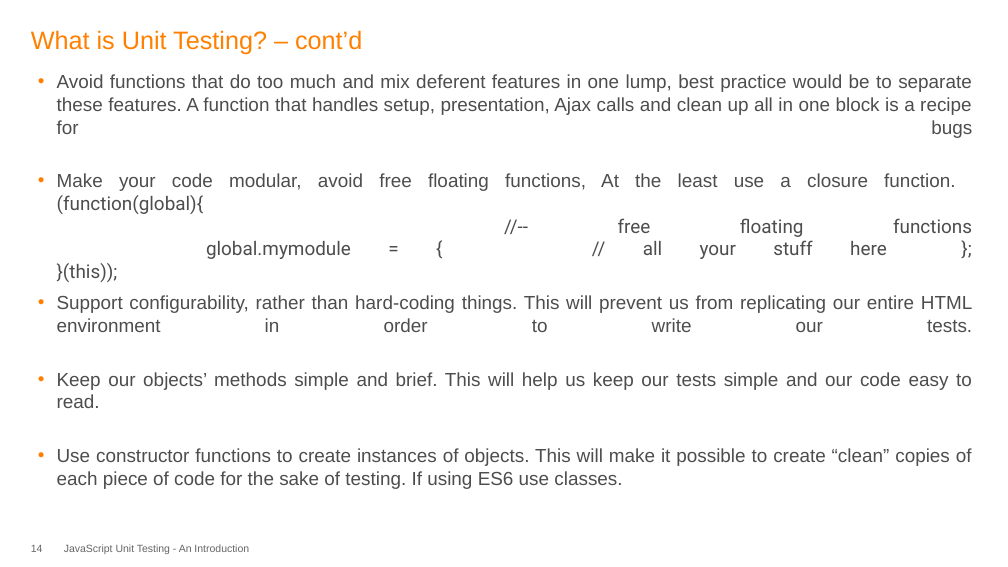
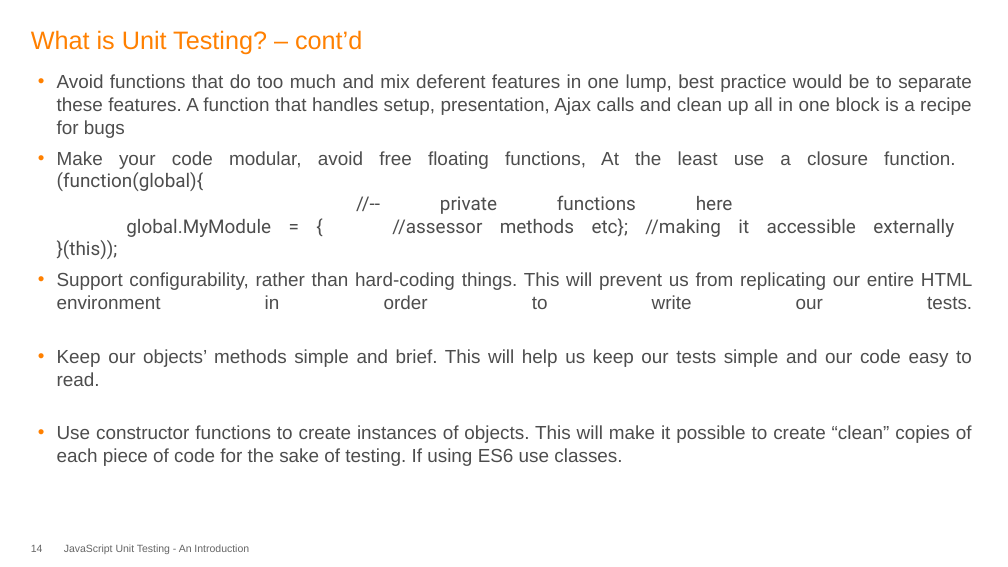
Before and after one commit to madjava/unconf, a slide deck: slide 14 of JavaScript Uint Testing.pptx. Drawn at 1008x567 pixels with LibreOffice and Linux fonts; fonts in the diff are those of the drawing; background and template pictures are left out. Boxes give left, top, right and bottom in pixels: in the first picture for what was removed or moved away, otherwise in the second. Text is boxed around its words. In the diff, an @@ line names an element or a change of style, - is before the commit and + after.

Commit message:
Update to presentation file

```diff
--- a/JavaScript Uint Testing.pptx
+++ b/JavaScript Uint Testing.pptx
@@ text at [57, 151, 955, 259]: text changed @@
-  • Make your code modular, avoid free floating functions, At the least use a closure function.
-    (function(global){
-    //-- free floating functions
-    global.mymodule = { // all your stuff here };
-    }(this));
+  • Make your code modular, avoid free floating functions, At the least use a closure function.
+    (function(global){
+    //-- private functions here
+    global.MyModule = { //assessor methods etc}; //making it accessible externally
+    }(this));
```
Also in this commit, not shown: 5 other slides changed.
